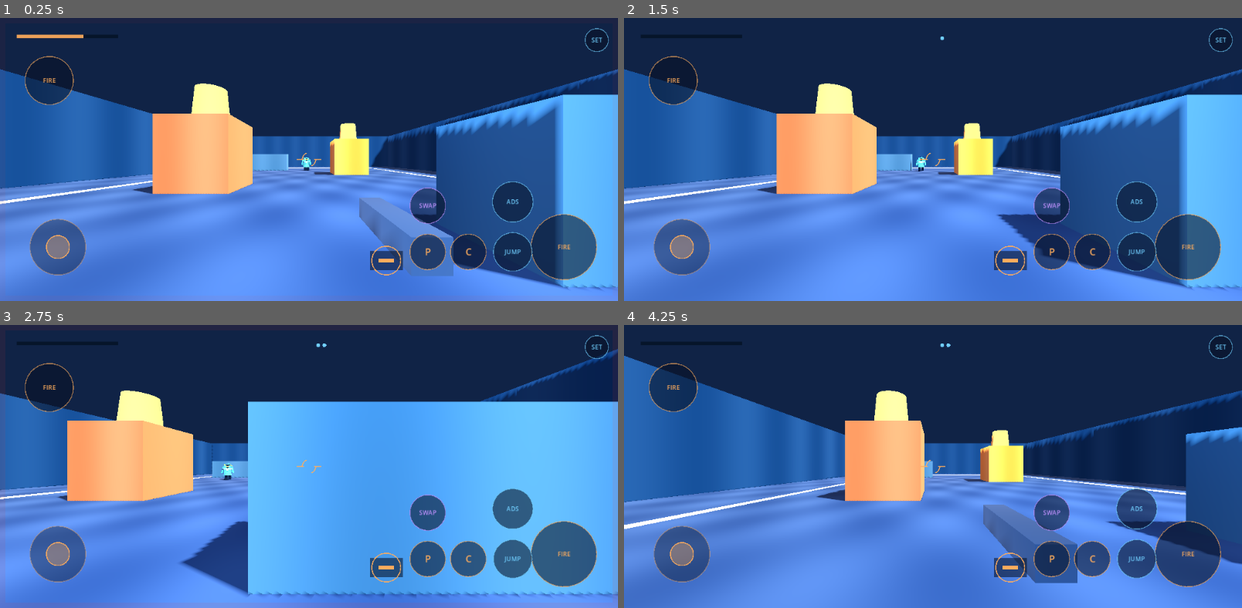
Above: before the commit, frames 1-4 (two rows, left to right).
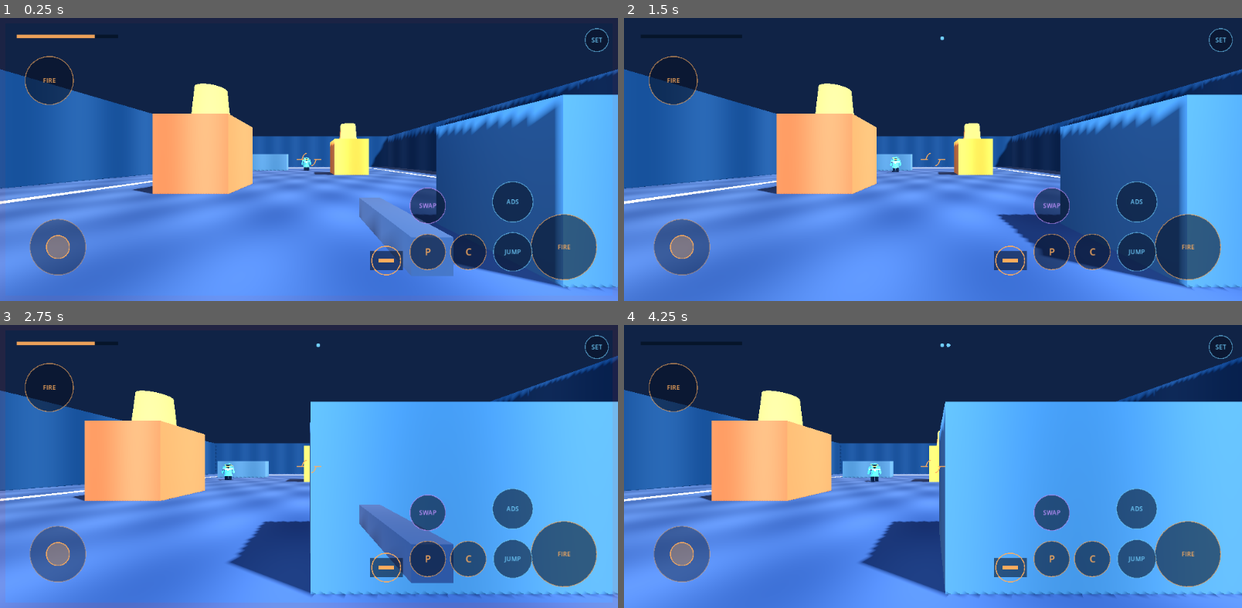
Above: after the commit, the same moments.

Repository: WillisLiao/X-in-a-bottle
Game: Godot game, scene res://main.tscn
Same seed, same stepped clock (60 frames per second), same inputs: the game is played once before the commit and once after it.
Inputs (mouse positions are in pixels of both pictures, inside the frame that each line leads up to):
- Up to frame 1 (0.25 s): no input
- Up to frame 2 (1.5 s): tap Enter at 0.5 s; drag from (933, 159) to (994, 97) at 0.52 s; drag from (809, 173) to (902, 216) at 1.27 s
- Up to frame 3 (2.75 s): move the mouse to (370, 404) at 2.02 s; press the mouse at (370, 404) at 2.03 s; hold D (move_right) from 2.03 s (still down)
- Up to frame 4 (4.25 s): release D (move_right) at 2.75 s; release the mouse at (994, 404) at 2.75 s; drag from (902, 523) to (747, 424) at 2.77 s; move the mouse to (1118, 508) at 3.52 s; press the mouse at (1118, 508) at 3.53 s; hold A (move_left) from 3.53 s (still down); tap Space (jump) at 3.77 s

The runs differ from the first frame. In frame 1, less than 0.1% of the frame differs, in the area x 13-16%, y 5-8%; in frame 2, 0.1%; in frame 3, 16%; in frame 4, 53%, in the area x 0-100%, y 10-100%.

Commit message:
fix: require deliberate fire and five rifle hits

Diff:
--- a/Riftline/project.godot
+++ b/Riftline/project.godot
@@ -47,6 +47,12 @@
 "events": [Object(InputEventKey,"physical_keycode":32)]
 }
 
+[input_devices]
+
+; Touches already arrive as ScreenTouch events for the custom HUD.
+; Emulating a mouse click as well turns any movement touch into a held fire input.
+pointing/emulate_mouse_from_touch=false
+
 [rendering]
 
 renderer/rendering_method="mobile"
--- a/Riftline/scripts/duelist.gd
+++ b/Riftline/scripts/duelist.gd
@@ -15,7 +15,8 @@
 const WALK_SPEED := 7.2
 const FIRE_COOLDOWN := 0.26
 const FIRE_RANGE := 48.0
-const FIRE_DAMAGE := 34.0
+# Four rifle hits leave eight health, so a clean five-hit exchange decides a duel.
+const FIRE_DAMAGE := 23.0
 const GRAVITY := 26.0
 const JUMP_SPEED := 9.3
 
